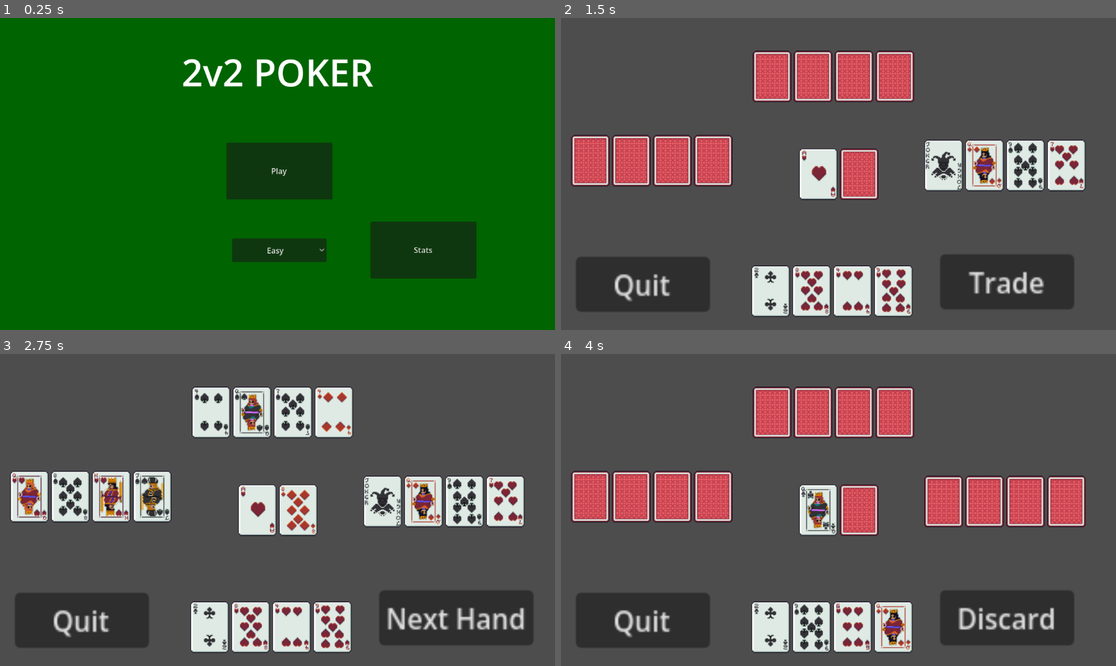
Above: before the commit, frames 1-4 (two rows, left to right).
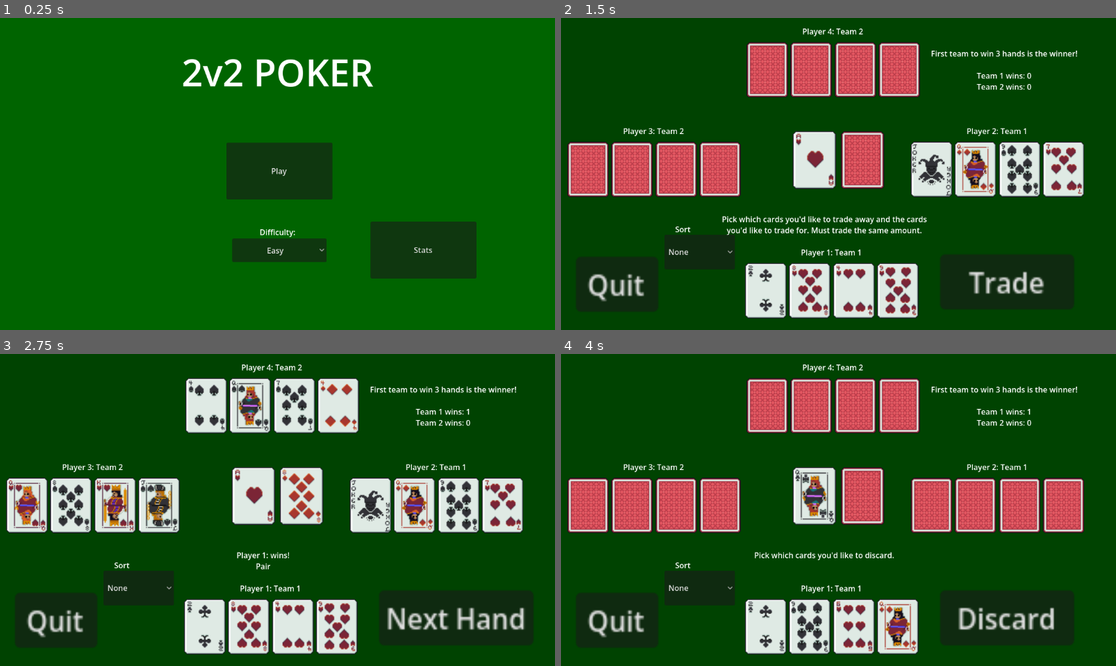
Above: after the commit, the same moments.

Repository: joey-x-y/card-game
Game: Godot game, scene res://Scenes/Main.tscn
The game is run twice, just before and just after one commit, with the same random seed, the same clock (stepped at 60 frames per second) and the same inputs.
Inputs (mouse positions are in pixels of both pictures, inside the frame that each line leads up to):
- Up to frame 1 (0.25 s): no input
- Up to frame 2 (1.5 s): click "Play" at 0.5 s; click "Discard" at 1.25 s
- Up to frame 3 (2.75 s): click "Trade" at 2 s
- Up to frame 4 (4 s): click (699, 588) at 2.75 s, where only the run after the commit has a clickable "None"; click "Next Hand" at 3.5 s

The runs differ from the first frame. In frame 1, less than 0.1% of the frame differs, in the area x 46-54%, y 67-71%; in frame 2, 91%; in frame 3, 91%, in the area x 0-100%, y 0-100%; in frame 4, 91%.

Commit message:
added improved ui in game and fixed infinite loop bug

Diff:
--- a/Prefabs/Character.tscn
+++ b/Prefabs/Character.tscn
@@ -4,7 +4,7 @@
 [ext_resource type="Script" uid="uid://nf135lryid6b" path="res://Scripts/Characters/Hand.gd" id="2_n3ll4"]
 [ext_resource type="PackedScene" uid="uid://c3l44wwtneh0g" path="res://Prefabs/CardSlot.tscn" id="3_n3ll4"]
 
-[node name="Character" type="Control" unique_id=963857516 node_paths=PackedStringArray("hand")]
+[node name="Character" type="Control" unique_id=963857516 node_paths=PackedStringArray("hand", "display_data")]
 layout_mode = 3
 anchors_preset = 15
 anchor_right = 1.0
@@ -13,18 +13,20 @@
 grow_vertical = 2
 script = ExtResource("1_2evft")
 hand = NodePath("Hand")
+display_data = NodePath("CharacterDisplayData/DisplayData")
 
 [node name="Hand" type="Container" parent="." unique_id=1362151626 node_paths=PackedStringArray("cardSlots")]
 propagate_maximum_size = false
 layout_mode = 1
-anchors_preset = 15
+anchors_preset = -1
+anchor_top = 0.21900001
 anchor_right = 1.0
 anchor_bottom = 1.0
+offset_top = 0.08799744
 grow_horizontal = 2
 grow_vertical = 2
 script = ExtResource("2_n3ll4")
 cardSlots = [NodePath("CardSlot"), NodePath("CardSlot2"), NodePath("CardSlot3"), NodePath("CardSlot4")]
-slot_width = 80.0
 
 [node name="CardSlot" parent="Hand" unique_id=1526643365 instance=ExtResource("3_n3ll4")]
 layout_mode = 2
@@ -37,3 +39,21 @@
 
 [node name="CardSlot4" parent="Hand" unique_id=1249891058 instance=ExtResource("3_n3ll4")]
 layout_mode = 2
+
+[node name="CharacterDisplayData" type="Control" parent="." unique_id=41028716]
+layout_mode = 1
+anchor_right = 1.0
+anchor_bottom = 0.19800001
+offset_bottom = -0.3040161
+grow_horizontal = 2
+grow_vertical = 2
+
+[node name="DisplayData" type="RichTextLabel" parent="CharacterDisplayData" unique_id=357012142]
+layout_mode = 1
+anchors_preset = 15
+anchor_right = 1.0
+anchor_bottom = 1.0
+grow_horizontal = 2
+grow_vertical = 2
+scroll_active = false
+horizontal_alignment = 1
--- a/Scenes/Game.tscn
+++ b/Scenes/Game.tscn
@@ -6,7 +6,7 @@
 [ext_resource type="Script" uid="uid://bw1meq4xitqif" path="res://Scripts/Cards/River.gd" id="4_kldst"]
 [ext_resource type="PackedScene" uid="uid://c3l44wwtneh0g" path="res://Prefabs/CardSlot.tscn" id="5_b2bpf"]
 
-[node name="Game" type="Control" unique_id=2074097226 node_paths=PackedStringArray("player", "ally", "op1", "op2", "deck", "river", "proceed_button", "quit_button")]
+[node name="Game" type="Control" unique_id=2074097226 node_paths=PackedStringArray("player", "ally", "op1", "op2", "deck", "river", "instruction_text", "hand_sorter_button", "scoreboard", "proceed_button", "quit_button")]
 layout_mode = 3
 anchors_preset = 15
 anchor_right = 1.0
@@ -20,6 +20,9 @@
 op2 = NodePath("UI/Character4")
 deck = NodePath("Data/Deck")
 river = NodePath("UI/River")
+instruction_text = NodePath("UI/InstructionText")
+hand_sorter_button = NodePath("UI/HandSorts")
+scoreboard = NodePath("UI/Scoreboard")
 proceed_button = NodePath("UI/Next")
 quit_button = NodePath("UI/Quit")
 
@@ -42,20 +45,28 @@
 grow_horizontal = 2
 grow_vertical = 2
 
+[node name="ColorRect" type="ColorRect" parent="UI" unique_id=2001701425]
+layout_mode = 1
+anchors_preset = 15
+anchor_right = 1.0
+anchor_bottom = 1.0
+grow_horizontal = 2
+grow_vertical = 2
+color = Color(0, 0.2611708, 0.0060971794, 1)
+
 [node name="River" type="Container" parent="UI" unique_id=811713047 node_paths=PackedStringArray("card_slot")]
 layout_mode = 1
-anchors_preset = 14
-anchor_top = 0.5
+anchors_preset = -1
+anchor_top = 0.35200003
 anchor_right = 1.0
-anchor_bottom = 0.5
-offset_top = -50.0
-offset_bottom = 50.0
+anchor_bottom = 0.55700004
+offset_top = -0.09602356
+offset_bottom = 0.063964844
 grow_horizontal = 2
 grow_vertical = 2
 script = ExtResource("4_kldst")
 card_slot = [NodePath("CardSlot"), NodePath("CardSlot2")]
-slot_width = 80.0
-slot_gap = 5.0
+card_gap = 10.0
 
 [node name="CardSlot" parent="UI/River" unique_id=1526643365 instance=ExtResource("5_b2bpf")]
 visible = true
@@ -71,9 +82,9 @@
 anchor_right = 0.0
 anchor_bottom = 0.0
 offset_left = 382.0
-offset_top = 492.0
+offset_top = 475.0
 offset_right = 742.0
-offset_bottom = 642.0
+offset_bottom = 625.0
 grow_horizontal = 1
 grow_vertical = 1
 
@@ -82,10 +93,10 @@
 anchors_preset = 0
 anchor_right = 0.0
 anchor_bottom = 0.0
-offset_left = 741.0
-offset_top = 231.0
-offset_right = 1101.0
-offset_bottom = 381.0
+offset_left = 726.0
+offset_top = 223.0
+offset_right = 1086.0
+offset_bottom = 373.0
 grow_horizontal = 1
 grow_vertical = 1
 
@@ -94,10 +105,10 @@
 anchors_preset = 0
 anchor_right = 0.0
 anchor_bottom = 0.0
-offset_left = 8.0
-offset_top = 221.0
-offset_right = 368.0
-offset_bottom = 371.0
+offset_left = 13.0
+offset_top = 223.0
+offset_right = 373.0
+offset_bottom = 373.0
 grow_horizontal = 1
 grow_vertical = 1
 
@@ -107,9 +118,9 @@
 anchor_right = 0.0
 anchor_bottom = 0.0
 offset_left = 385.0
-offset_top = 46.0
+offset_top = 16.0
 offset_right = 745.0
-offset_bottom = 196.0
+offset_bottom = 166.0
 grow_horizontal = 1
 grow_vertical = 1
 
@@ -125,10 +136,62 @@
 [node name="Quit" type="Button" parent="UI" unique_id=1153389815]
 layout_mode = 0
 offset_left = 30.99997
-offset_top = 495.99997
-offset_right = 109.99997
-offset_bottom = 527.0
+offset_top = 496.00046
+offset_right = 79.57956
+offset_bottom = 527.0005
 scale = Vector2(3.5199976, 3.68)
 text = "Quit"
 
+[node name="InstructionText" type="RichTextLabel" parent="UI" unique_id=357002125]
+layout_mode = 0
+offset_left = 315.0
+offset_top = 406.0
+offset_right = 779.0
+offset_bottom = 519.0
+mouse_filter = 2
+scroll_active = false
+horizontal_alignment = 1
+
+[node name="HandSorts" type="OptionButton" parent="UI" unique_id=627764900]
+layout_mode = 0
+offset_left = 215.0
+offset_top = 450.0
+offset_right = 361.0
+offset_bottom = 522.0
+item_count = 4
+popup/item_0/text = "None"
+popup/item_0/id = 0
+popup/item_1/text = "Descending"
+popup/item_1/id = 1
+popup/item_2/text = "Ascending"
+popup/item_2/id = 2
+popup/item_3/text = "Suits"
+popup/item_3/id = 3
+
+[node name="Scoreboard" type="RichTextLabel" parent="UI" unique_id=1788841116]
+layout_mode = 0
+offset_left = 748.0
+offset_top = 62.0
+offset_right = 1093.0
+offset_bottom = 170.0
+horizontal_alignment = 1
+
+[node name="HandHelp" type="Control" parent="UI" unique_id=661748925]
+anchors_preset = 0
+offset_left = 71.0
+offset_top = 57.0
+offset_right = 348.0
+offset_bottom = 184.0
+
+[node name="RichTextLabel" type="RichTextLabel" parent="UI" unique_id=26330015]
+layout_mode = 0
+offset_left = 180.0
+offset_top = 427.0
+offset_right = 326.0
+offset_bottom = 456.0
+mouse_filter = 2
+text = "Sort"
+scroll_active = false
+horizontal_alignment = 1
+
 [connection signal="pressed" from="UI/Next" to="." method="_on_button_pressed"]
--- a/Scenes/Main.tscn
+++ b/Scenes/Main.tscn
@@ -2,7 +2,7 @@
 
 [ext_resource type="Script" uid="uid://b23vdoc23nvmq" path="res://Scripts/Title.gd" id="1_r150o"]
 
-[node name="Control" type="Control" unique_id=1027401043 node_paths=PackedStringArray("continue_button", "stats_button")]
+[node name="Control" type="Control" unique_id=1027401043 node_paths=PackedStringArray("continue_button", "stats_button", "difficulty_button")]
 layout_mode = 3
 anchors_preset = 15
 anchor_right = 1.0
@@ -12,6 +12,7 @@
 script = ExtResource("1_r150o")
 continue_button = NodePath("Button")
 stats_button = NodePath("StatsButton")
+difficulty_button = NodePath("DifficultyButton")
 
 [node name="ColorRect" type="ColorRect" parent="." unique_id=1505161334]
 layout_mode = 1
@@ -42,7 +43,16 @@
 offset_bottom = 377.0
 text = "Play"
 
-[node name="OptionButton" type="OptionButton" parent="." unique_id=1880415645]
+[node name="DifficultyLabel" type="RichTextLabel" parent="." unique_id=401616328]
+layout_mode = 0
+offset_left = 485.0
+offset_top = 433.0
+offset_right = 669.0
+offset_bottom = 459.0
+text = "Difficulty:"
+horizontal_alignment = 1
+
+[node name="DifficultyButton" type="OptionButton" parent="." unique_id=1880415645]
 layout_mode = 0
 offset_left = 482.0
 offset_top = 458.0
@@ -54,9 +64,9 @@
 popup/item_0/text = "Easy"
 popup/item_0/id = 0
 popup/item_1/text = "Medium"
-popup/item_1/id = 0
+popup/item_1/id = 1
 popup/item_2/text = "Hard"
-popup/item_2/id = 0
+popup/item_2/id = 2
 
 [node name="StatsButton" type="Button" parent="." unique_id=748745043]
 layout_mode = 0
@@ -65,5 +75,3 @@
 offset_right = 989.0
 offset_bottom = 541.0
 text = "Stats"
-
-[connection signal="item_selected" from="OptionButton" to="." method="_on_option_button_item_selected"]
--- a/Scripts/Cards/CardSorter.gd
+++ b/Scripts/Cards/CardSorter.gd
@@ -2,6 +2,8 @@
 extends RefCounted
 
 static func sort_high_to_low(cards):
+	if cards.size() == 0:
+		return []
 	var remaining = cards.duplicate()
 	var sorted: Array = [remaining[0]]
 	remaining.remove_at(0)
@@ -9,7 +11,7 @@
 	for card in remaining:
 		var inserted = false
 		for i in sorted.size():
-			if card.card.rank >= sorted[i].card.rank:
+			if card.card.rank > sorted[i].card.rank || (card.card.rank == sorted[i].card.rank && card.card.suit < sorted[i].card.suit):
 				sorted.insert(i, card)
 				inserted = true
 				break
@@ -19,6 +21,8 @@
 	return sorted
 
 static func sort_low_to_high(cards):
+	if cards.size() == 0:
+		return []
 	var remaining = cards.duplicate()
 	var sorted: Array = [remaining[0]]
 	remaining.remove_at(0)
@@ -26,7 +30,7 @@
 	for card in remaining:
 		var inserted = false
 		for i in sorted.size():
-			if card.card.rank <= sorted[i].card.rank:
+			if card.card.rank < sorted[i].card.rank || (card.card.rank == sorted[i].card.rank && card.card.suit > sorted[i].card.suit):
 				sorted.insert(i, card)
 				inserted = true
 				break
@@ -35,6 +39,26 @@
 
 	return sorted
 
+static func group_by_suit(cards):
+	if cards.size() == 0:
+		return []
+
+	var remaining = cards.duplicate()
+	var sorted: Array = [remaining[0]]
+	remaining.remove_at(0)
+
+	for card in remaining:
+		var inserted = false
+		for i in sorted.size():
+			if card.card.suit > sorted[i].card.suit || (card.card.suit == sorted[i].card.suit && card.card.rank > sorted[i].card.rank):
+				sorted.insert(i, card)
+				inserted = true
+				break
+		if not inserted:
+			sorted.append(card)
+
+	return sorted
+
 static func extract_ranks(cards):
 	var ranks = []
 
@@ -44,25 +68,26 @@
 	return ranks
 
 static func check_all_same_suit(cards):
-	# will be false if joker first
-	var suit = cards[0].card.suit
+	var new_cards = remove_jokers(cards)
+	var suit = new_cards[0].card.suit
 	var i = 1
-	while i < cards.size():
-		if cards[i].card.suit != suit && not cards[i].is_joker():
+	while i < new_cards.size():
+		if new_cards[i].card.suit != suit:
 			return false
+		i += 1
 
 	return true
 
 static func check_all_same_rank(cards):
-	# will be false if joker first
-	var rank = cards[0].card.rank
+	var new_cards = remove_jokers(cards)
+	var rank = new_cards[0].card.rank
 	var i = 1
-	while i < cards.size():
-		if cards[i].card.rank != rank && not cards[i].is_joker():
+	while i < new_cards.size():
+		if new_cards[i].card.rank != rank:
 			return false
+		i += 1
 
 	return true
-
 
 
 static func check_contain_rank(rank, cards):
@@ -142,7 +167,7 @@
 	# for now, hand a wins ties until i implement pushes
 	return a
 
-static func find_expected_joker_rank(cards, straight):
+static func find_expected_joker_rank(cards, straight: bool):
 	# questoinable with multiple jokers, may need to pass in variable, for 1st, 2nd, etc
 	if count_jokers(cards) == 0:
 		return 0
--- a/Scripts/Cards/River.gd
+++ b/Scripts/Cards/River.gd
@@ -2,29 +2,24 @@
 
 @export var card_slot: Array[TextureRect]
 
-@export var slot_width: float = 48
-var slot_height: float = 64
-
-@export var slot_gap: float
-
-var river_width = 0
-
+@export var slot_width: float = 90.0
+@export var card_gap: float = 8.0
 
 func _ready():
 	layout_slots()
 
 func layout_slots():
 	var count = get_river_size()
-	slot_height = slot_width * (4.0/3.0)
+	var slot_height = slot_width * (4.0/3.0)
 
-	river_width = (slot_width * count) + (slot_gap * (count - 1))
+	var river_width = slot_width * count + card_gap * (count - 1)
 	var start_x = (size.x - river_width) / 2.0
 	var y = (size.y - slot_height) / 2.0
 
 	for i in count:
 		var slot = card_slot[i]
 		var slot_rect = Rect2(
-			start_x + i * (slot_width + slot_gap),
+			start_x + i * (slot_width + card_gap),
 			y,
 			slot_width,
 			slot_height
--- a/Scripts/Characters/Character.gd
+++ b/Scripts/Characters/Character.gd
@@ -10,22 +10,31 @@
 
 var state = 0
 @export var hand: Node
-@export var difficulty: int = 1
+@export var display_data: RichTextLabel
+## difficulty will probably be skill's implementation for free play
+@export var difficulty: int = 0
 
 func set_player():
 	state = 0
+	set_display_data("Player 1: Team 1")
 
 func set_ally():
 	state = 1
 	difficulty = GlobalTrackers.difficulty
+	set_display_data("Player 2: Team 1")
 
 func set_op1():
 	state = 2
 	difficulty = GlobalTrackers.difficulty
+	set_display_data("Player 3: Team 2")
 
 func set_op2():
 	state = 3
 	difficulty = GlobalTrackers.difficulty
+	set_display_data("Player 4: Team 2")
+
+func set_display_data(s: String):
+	display_data.text = s
 
 func give_card(card):
 	hand.add(card)
@@ -44,8 +53,8 @@
 	return hand.get_cards()
 
 func pick_discard(current_river: Array, hidden_river_cards: int):
-	## 0 is easiest difficulty, 3 is hardest
-	var rand = randi_range(1, 3)
+	## 0 is easiest difficulty, 2 is hardest
+	var rand = randi_range(0, 2)
 	if difficulty < rand:
 		return []
 
@@ -89,8 +98,8 @@
 	return discard_cards
 
 func pick_trade(ally_hand: Array, current_river: Array, hidden_river_cards: int):
-	## 0 is easiest difficulty, 3 is hardest
-	var rand = randi_range(1, 3)
+	## 0 is easiest difficulty, 2 is hardest
+	var rand = randi_range(0, 2)
 	if difficulty < rand:
 		return [[], []]
 
--- a/Scripts/Characters/Hand.gd
+++ b/Scripts/Characters/Hand.gd
@@ -5,10 +5,10 @@
 @export var cardSlots: Array[TextureRect]
 var selected_cards: Array[Card] = []
 
-@export var slot_width: float = 48
-var slot_height: float
 var hand_width : float
 @export var card_gap: float = 5.0
+
+var showing = false
 
 func _ready():
 	Events.card_pressed.connect(on_card_pressed)
@@ -29,6 +29,7 @@
 	activeCardSlots.remove_at(i)
 
 func clear():
+	showing = false
 	hand.clear()
 	activeCardSlots.clear()
 	for slot in cardSlots:
@@ -45,10 +46,12 @@
 func show_cards():
 	for slot in activeCardSlots:
 		slot.flip_front()
+	showing = true
 
 func hide_cards():
 	for slot in activeCardSlots:
 		slot.flip_back()
+	showing = false
 
 func enable_hand(enable):
 	for slot in activeCardSlots:
@@ -65,16 +68,17 @@
 		swap_card(old[i], new[i])
 
 func layout_slots():
-	slot_height = slot_width * (4.0/3.0)
 	var count = cardSlots.size()
-	hand_width = count * slot_width + (card_gap * (count - 1))
-	var start_x = (size.x - hand_width) / 2.0
+	# use width of container
+	var slot_width = (size.x - card_gap * (count - 1)) / count
+	var slot_height = slot_width * (4.0/3.0)
+
 	var y = (size.y - slot_height) / 2.0
 
 	for i in count:
 		var slot = cardSlots[i]
 		var slot_rect = Rect2(
-			start_x + i * (slot_width + card_gap),
+			i * (slot_width + card_gap),
 			y,
 			slot_width,
 			slot_height
--- a/Scripts/GameManager.gd
+++ b/Scripts/GameManager.gd
@@ -18,6 +18,10 @@
 var team1_wins: int = 0
 var team2_wins: int = 0
 
+@export var instruction_text: RichTextLabel
+@export var hand_sorter_button: OptionButton
+@export var scoreboard: RichTextLabel
+
 @export var proceed_button: Button
 @export var quit_button: Button
 
@@ -33,6 +37,8 @@
 func _ready():
 	quit_button.pressed.connect(return_to_title)
 	proceed_button.hide()
+	hand_sorter_button.item_selected.connect(set_hand_sort)
+	hand_sorter_button.select(GlobalTrackers.preferred_hand_sort)
 
 	player.set_player()
 	ally.set_ally()
@@ -42,9 +48,13 @@
 	start_round()
 
 func start_round():
+	scoreboard_update()
 	deck.shuffle()
 
+	instruction_text.text = "Dealing..."
+
 	deal_hand(player)
+	sort_hand()
 	deal_hand(ally)
 	deal_hand(op1)
 	deal_hand(op2)
@@ -60,16 +70,20 @@
 	draw = true
 	player.enable_hand()
 
-	find_hands(player, [river_cards[0]])
+	instruction_text.text = "Pick which cards you'd like to discard."
+
+	# find_hands(player, [river_cards[0]])
 
 	proceed_button.text = "Discard"
 	proceed_button.show()
 
 func discard_round():
+	instruction_text.text = "Replacing Cards..."
 	player.enable_hand(false)
 	var cards = player.hand.use_selected_cards()
 	discard(player, cards)
 	player.hand.show_cards()
+	sort_hand()
 	discard(ally, ally.pick_discard([river_cards[0]], 1))
 	discard(op1, op1.pick_discard([river_cards[0]], 1))
 	discard(op2, op2.pick_discard([river_cards[0]], 1))
@@ -83,10 +97,13 @@
 
 func trade_round():
 	trade = true
+	sort_hand()
 	ally.hand.show_cards()
 	player.enable_hand()
 	ally.enable_hand()
 
+	instruction_text.text = "Pick which cards you'd like to trade away and the cards you'd like to trade for. Must trade the same amount."
+
 	find_hands(player, [river_cards[0]])
 	find_hands(ally, [river_cards[0]])
 
@@ -94,11 +111,14 @@
 	proceed_button.show()
 
 func do_trades():
+	instruction_text.text = "Trading..."
 	player.enable_hand(false)
 	ally.enable_hand(false)
 	var p_cards = player.hand.use_selected_cards()
 	var a_cards = ally.hand.use_selected_cards()
 	trade_cards(player, ally, p_cards, a_cards)
+
+	sort_hand()
 
 	var opp_cards = op1.pick_trade(op2.get_hand(), [river_cards[0]], 1)
 	trade_cards(op1, op2, opp_cards[0], opp_cards[1])
@@ -128,8 +148,8 @@
 		team1_wins += 1
 
 	print("River: ", HandFinder.print_hand(river_cards))
-	print("Player ", n, ": wins!")
-	print(HandFinder.Hands[best_hand[1][0]])
+	scoreboard_update()
+	instruction_text.text = "Player " + str(n) + ": wins!\n" + str(HandFinder.Hands[best_hand[1][0]])
 	for i in best_hand[1][1]:
 		print(i.card.id)
 	print("Team 1 Wins: ", team1_wins)
@@ -208,6 +228,34 @@
 		river_cards.append(c)
 		river.set_card(i, c)
 
+func sort_hand():
+	var p_show = player.hand.showing
+	var a_show = ally.hand.showing
+	match GlobalTrackers.preferred_hand_sort:
+		0:
+			return
+		1:
+			player.set_hand(CardSorter.sort_high_to_low(player.get_hand()))
+			ally.set_hand(CardSorter.sort_high_to_low(ally.get_hand()))
+		2:
+			player.set_hand(CardSorter.sort_low_to_high(player.get_hand()))
+			ally.set_hand(CardSorter.sort_low_to_high(ally.get_hand()))
+		3:
+			player.set_hand(CardSorter.group_by_suit(player.get_hand()))
+			ally.set_hand(CardSorter.group_by_suit(ally.get_hand()))
+
+
+	if p_show:
+		player.hand.show_cards()
+	if a_show:
+		ally.hand.show_cards()
+
+func set_hand_sort(i: int):
+	GlobalTrackers.preferred_hand_sort = i
+	sort_hand()
+
+func scoreboard_update():
+	scoreboard.text = "First team to win " + str(wins_needed) + " hands is the winner!\n\nTeam 1 wins: " + str(team1_wins) + "\nTeam 2 wins: " + str(team2_wins)
 
 func _on_button_pressed():
 	if draw:
@@ -231,6 +279,7 @@
 		last_winner = null
 		team1_wins = 0
 		team2_wins = 0
+		scoreboard_update()
 		restart_round()
 	elif round_ended:
 		print("Next Round")
--- a/Scripts/GlobalTrackers.gd
+++ b/Scripts/GlobalTrackers.gd
@@ -2,12 +2,14 @@
 
 var save_path = "user://save_data.save"
 
-var wins = 0
-var losses = 0
-var games_played = 0
+var wins: int = 0
+var losses: int = 0
+var games_played: int = 0
 
-var difficulty = 1
-var best_win_difficulty = 0
+var difficulty: int = 0
+var best_win_difficulty: int = 0
+
+var preferred_hand_sort: int = 0
 
 func win():
 	wins += 1
@@ -27,6 +29,7 @@
 		"games_played": games_played,
 		"best_win_difficulty": best_win_difficulty,
 		"difficulty": difficulty,
+		"preferred_hand_sort": preferred_hand_sort,
 	}
 
 	var file = FileAccess.open(save_path, FileAccess.WRITE)
@@ -50,7 +53,8 @@
 	losses = data.get("losses", 0)
 	games_played = data.get("games_played", 0)
 	best_win_difficulty = data.get("best_win_difficulty", 0)
-	difficulty = data.get("difficulty", 1)
+	difficulty = data.get("difficulty", 0)
+	preferred_hand_sort = data.get("preferred_hand_sort", 0)
 
 	return true
 
@@ -59,5 +63,6 @@
 	losses = 0
 	games_played = 0
 	best_win_difficulty = 0
-	difficulty = 2
+	difficulty = 0
+	preferred_hand_sort = 0
 	save_game()
--- a/Scripts/HandFinder.gd
+++ b/Scripts/HandFinder.gd
@@ -61,7 +61,7 @@
 				break
 			elif next[0] == hand_values[n][1][0]:
 				var s = false
-				if next[0] == 4:
+				if next[0] == 4 || next[0] >= 8:
 					s = true
 				var better = CardSorter.get_best_hand(next[1], hand_values[n][1][1], s)
 				if better == next[1]:
@@ -82,8 +82,8 @@
 		if hands[1].size() > 0:
 			var s_flush = straight_flush_check(hands[1], hands[2])
 			if s_flush.size() > 0:
-				var jokers = CardSorter.count_jokers(s_flush[0])
 				best_hand = s_flush[0]
+				var jokers = CardSorter.count_jokers(best_hand)
 				if royal_flush_check(best_hand, jokers):
 					hand_value = 9
 					return [hand_value, best_hand]
@@ -144,8 +144,8 @@
 
 
 static func royal_flush_check(hand, jokers):
-	# only returns accurately if hand is a straight flush
-	return (hand[0].card.rank == 14 || (hand[0].is_joker() && CardSorter.check_contain_rank(14 - jokers, hand)))
+	# only returns accurately if hand is a straight
+	return (hand[0].card.rank == 14 || (hand[0].is_joker() && CardSorter.check_contain_rank(14 - jokers, hand)) && CardSorter.check_all_same_suit(hand))
 
 
 static func pair_check(cards):
@@ -346,21 +346,21 @@
 
 	return [hearts, diamonds, spades, clubs, jokers]
 
-static func straight_flush_check(straight, flush):
-	var needed = straight.size()
+static func straight_flush_check(straight_possibilities, flush_possibilies):
 	var matches = []
 
-	for s in straight:
-		for f in flush:
-			var m = []
-			for num in s:
-				for card in num:
-					for fcard in f:
+	for straight in straight_possibilities:
+		for flush in flush_possibilies:
+			var hand = []
+			for num_array in straight:
+				for card in num_array:
+					for fcard in flush:
 						if card.card.id == fcard.card.id:
-							m.append(card)
+							hand.append(card)
 							break
-			if m.size() >= needed:
-				matches.append(m)
+			if hand.size() >= hand_length:
+				hand.resize(hand_length)
+				matches.append(hand)
 
 	return matches
 
--- a/Scripts/StatsManager.gd
+++ b/Scripts/StatsManager.gd
@@ -20,14 +20,17 @@
 	losses.text = "Losses: " + str(GlobalTrackers.losses)
 	games_played.text = "Games Played: " + str(GlobalTrackers.games_played)
 
-	if GlobalTrackers.best_win_difficulty > 0:
+	if GlobalTrackers.wins > 0:
 		var best_win_string: String
+		if GlobalTrackers.best_win_difficulty == 0:
+			best_win_string = "Easy"
 		if GlobalTrackers.best_win_difficulty == 1:
-			best_win_string = "Easy"
+			best_win_string = "Medium"
 		elif GlobalTrackers.best_win_difficulty == 2:
-			best_win_string = "Medium"
+			best_win_string = "Hard"
 		else:
-			best_win_string = "Hard"
+			best_win_string = "This is bugged..."
+
 
 		best_win_difficulty.text = "Highest Difficulty Won: " + best_win_string
 
--- a/Scripts/Title.gd
+++ b/Scripts/Title.gd
@@ -2,16 +2,20 @@
 
 @export var continue_button: Button
 @export var stats_button: Button
+@export var difficulty_button: OptionButton
 
 var game_scene_path : String = "res://Scenes/Game.tscn"
 var stats_scene_path : String = "res://Scenes/Stats.tscn"
 
 func _ready():
+	GlobalTrackers.load_game()
 
 	# MusicManager.play_music("Maarten Schellekens - Autumn Leaves")
 
 	continue_button.pressed.connect(load_game)
 	stats_button.pressed.connect(stats_menu)
+	difficulty_button.item_selected.connect(pick_difficulty)
+	difficulty_button.select(GlobalTrackers.difficulty)
 
 
 func start_game():
@@ -25,6 +29,6 @@
 
 
 
-func _on_option_button_item_selected(index: int):
-	GlobalTrackers.difficulty = index + 1
+func pick_difficulty(index: int):
+	GlobalTrackers.difficulty = index
 	print(GlobalTrackers.difficulty)
